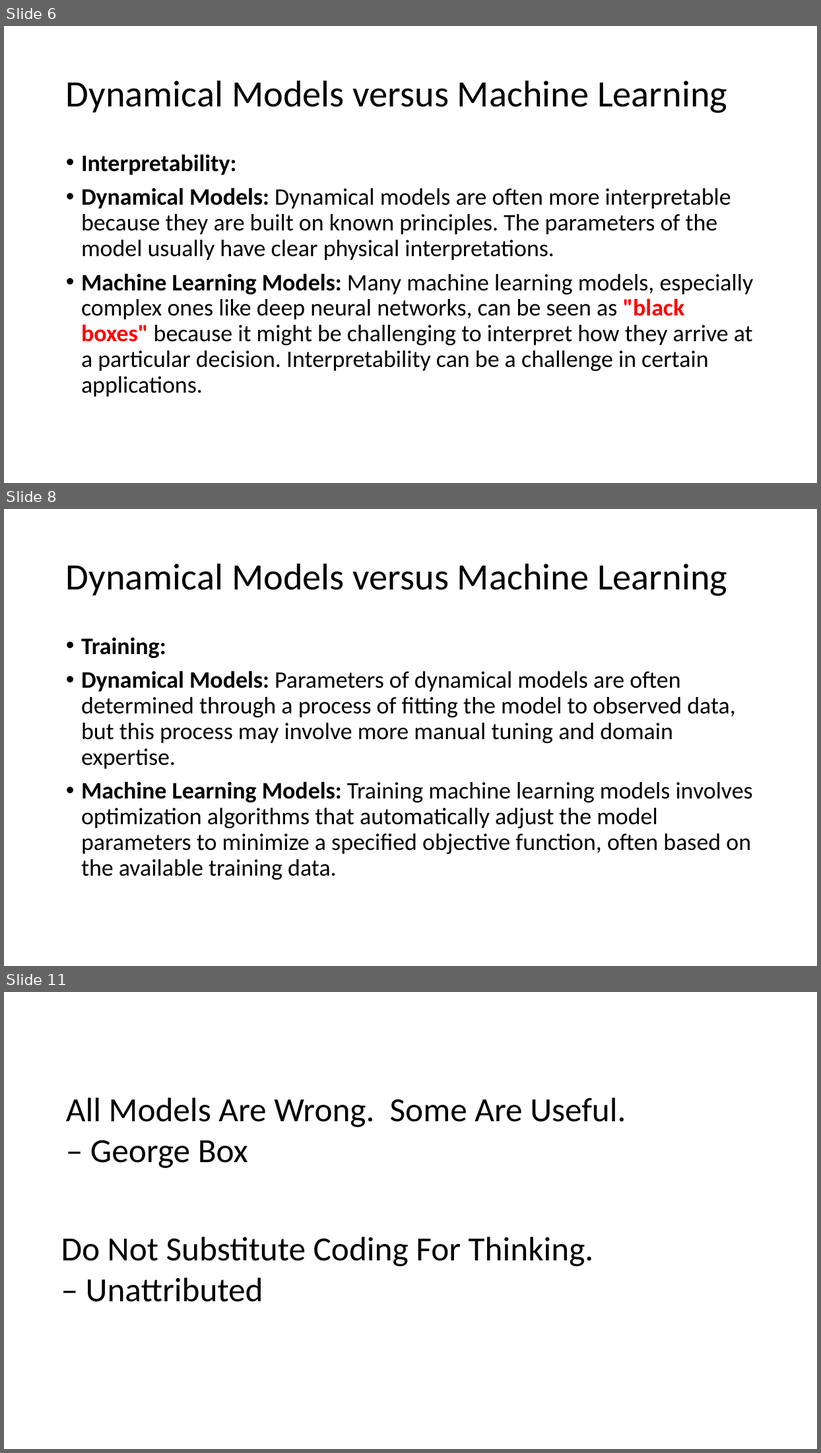
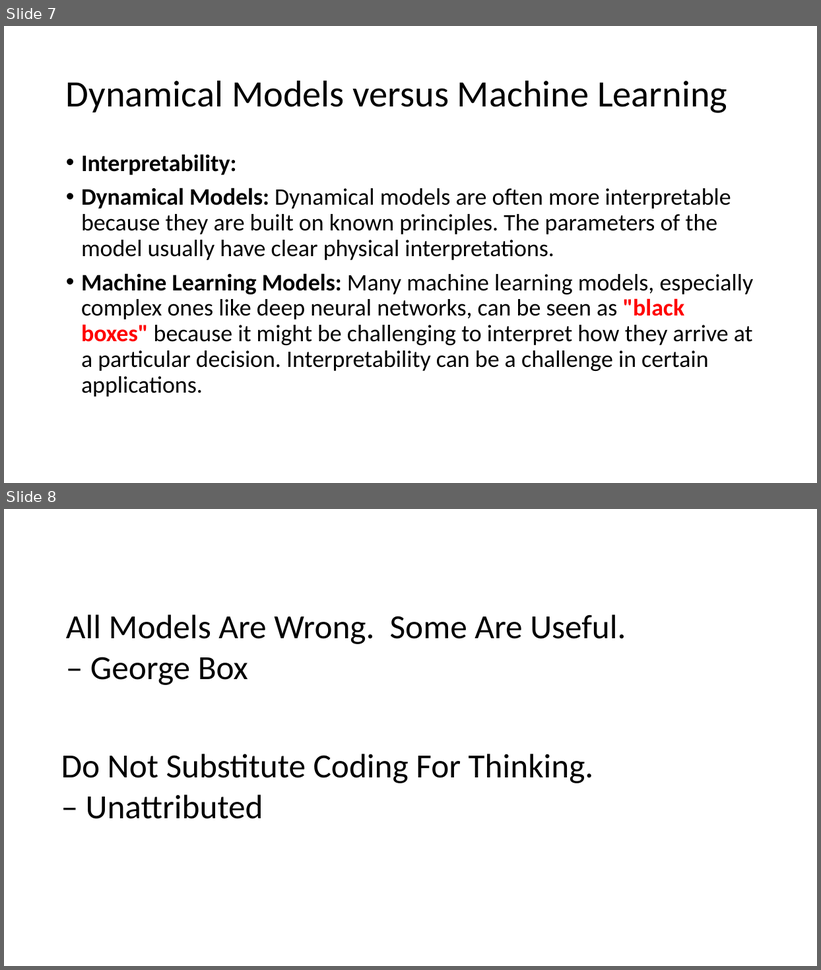
Before and after one commit to jamessdixon/swe4s, a slide deck: SWES_MachineLearning.pptx. Shown one above the other, each under a label of ours: slides 6, 8 and 11 before the commit, slides 7 and 8 after it; the slides between them are not shown. The pictures are 821x1453 and 821x970 pixels, drawn with LibreOffice and Linux fonts; fonts in the diff are those of the drawing. Boxes give left, top, right and bottom in pixels: in the first picture for what was removed or moved away, otherwise in the second. Text is boxed around its words. In the diff, an @@ line names an element or a change of style, - is before the commit and + after.

```diff
--- a/SWES_MachineLearning.pptx
+++ b/SWES_MachineLearning.pptx
@@ slide 8 removed at box(4, 509, 817, 966), background #FFFFFF @@
@@ title removed at box(66, 563, 727, 596) @@
-Dynamical Models versus Machine Learning
@@ text removed at box(81, 638, 753, 880) @@
-• Training:
-• Dynamical Models: Parameters of dynamical models are often determined through a process of fitting the model to observed data, but this process may involve more manual tuning and domain expertise.
-• Machine Learning Models: Training machine learning models involves optimization algorithms that automatically adjust the model parameters to minimize a specified objective function, often based on the available training data.
@@ what was slide 6 is now slide 7 @@
@@ what was slide 11 is now slide 8 @@
```
Also in this commit, not shown: 1 slide changed, 1 slide added, 3 other slides removed.
